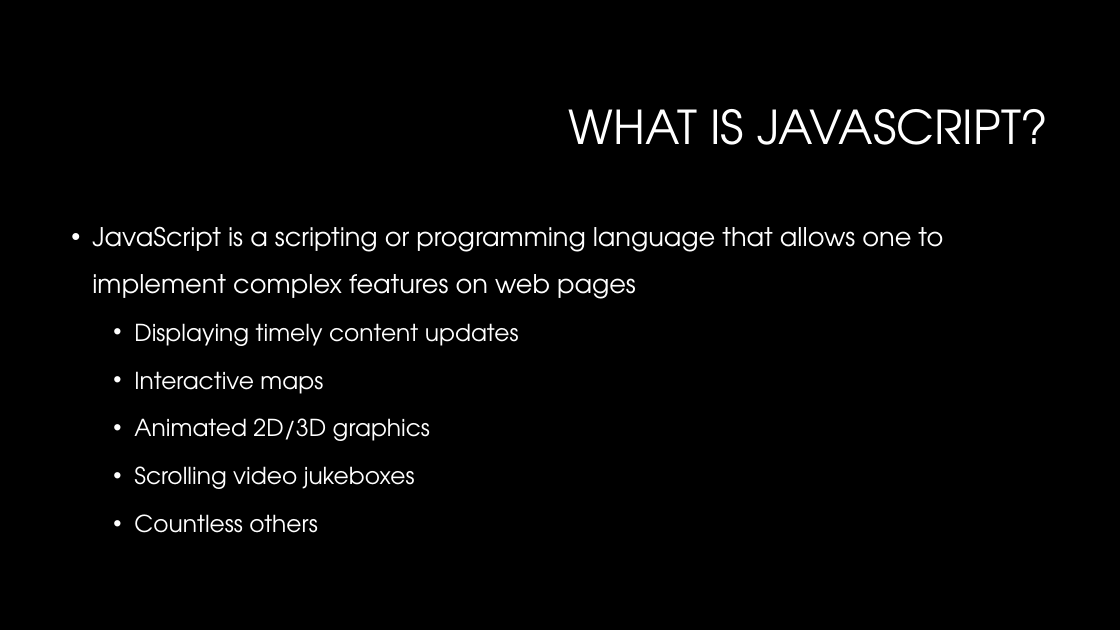
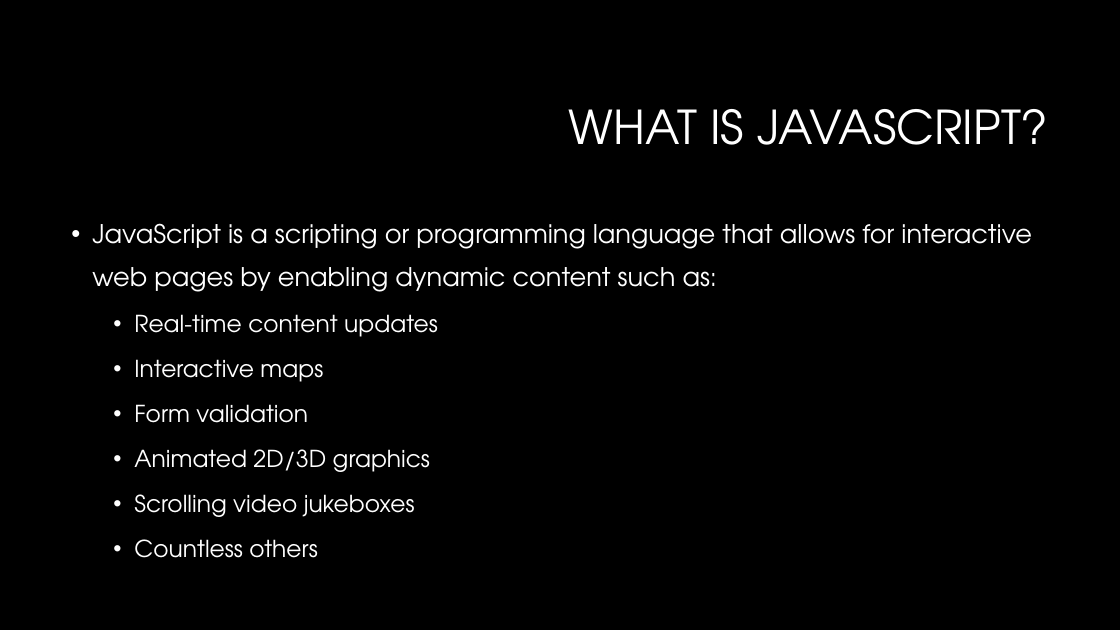
Before and after one commit to dtarvin/JavaScript-Class, a slide deck: slide 2 of slides for class/my slides/About JavaScript - new template.pptx. Drawn at 1120x630 pixels with LibreOffice and Linux fonts; fonts in the diff are those of the drawing; background and template pictures are left out. Boxes give left, top, right and bottom in pixels: in the first picture for what was removed or moved away, otherwise in the second. Text is boxed around its words. In the diff, an @@ line names an element or a change of style, - is before the commit and + after.

```diff
--- a/slides for class/my slides/About JavaScript - new template.pptx
+++ b/slides for class/my slides/About JavaScript - new template.pptx
@@ text at (92,223,1032,337): text changed @@
-• JavaScript is a scripting or programming language that allows one to implement complex features on web pages
-  • Displaying timely content updates
+• JavaScript is a scripting or programming language that allows for interactive web pages by enabling dynamic content such as:
+  • Real-time content updates
@@ text at (134,359,430,558): line spacing 1.5 to 1.4 @@
@@ text at (134,404,308,423): paragraph added @@
+  • Form validation
```
Also in this commit, not shown: 1 other slide changed, 6 slides added, 45 other files.
